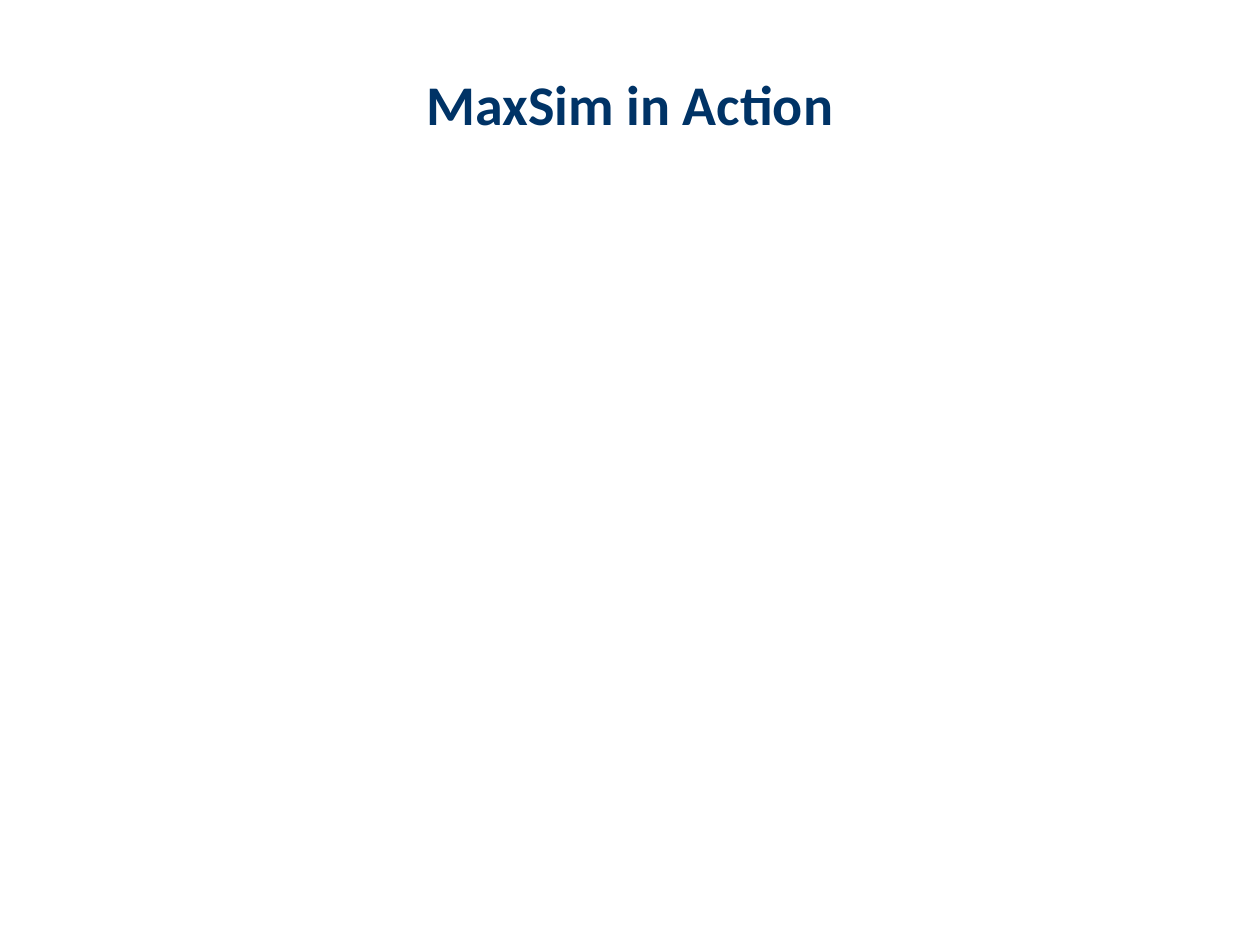
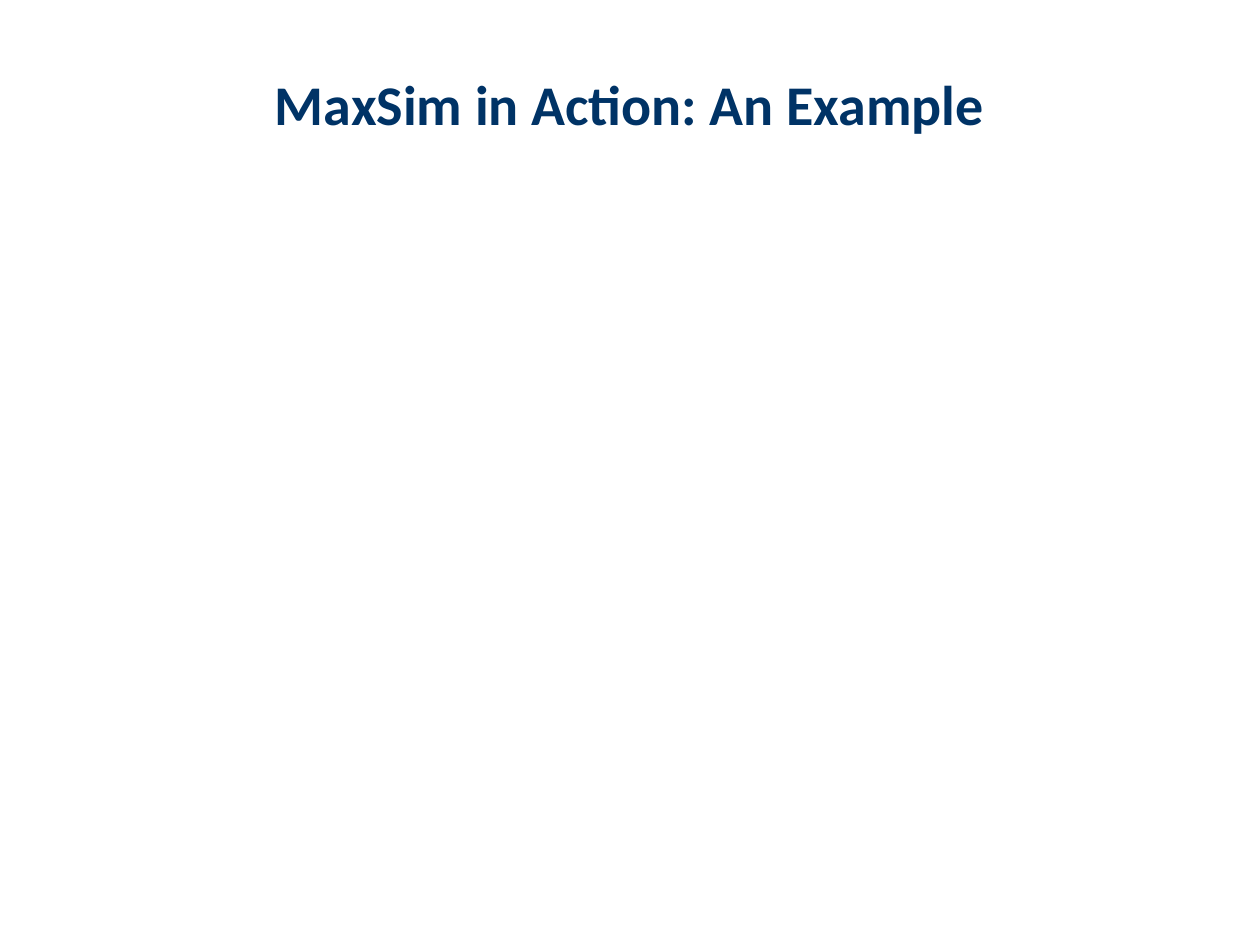
Before and after one commit to haadirakhangi/Edunexus, a slide deck: slide 18 of server-side/server/teacher/downloaded-presentations/Large Language Models/Colbert.pptx. Drawn at 1260x945 pixels with LibreOffice and Linux fonts; fonts in the diff are those of the drawing. Boxes give left, top, right and bottom in pixels: in the first picture for what was removed or moved away, otherwise in the second. Text is boxed around its words. In the diff, an @@ line names an element or a change of style, - is before the commit and + after.

```diff
--- a/server-side/server/teacher/downloaded-presentations/Large Language Models/Colbert.pptx
+++ b/server-side/server/teacher/downloaded-presentations/Large Language Models/Colbert.pptx
@@ text at (275,85,984,134): text changed @@
-MaxSim in Action
+MaxSim in Action: An Example
```
Also in this commit, not shown: 4 other slides changed, 2 slides removed, 1 other file.
